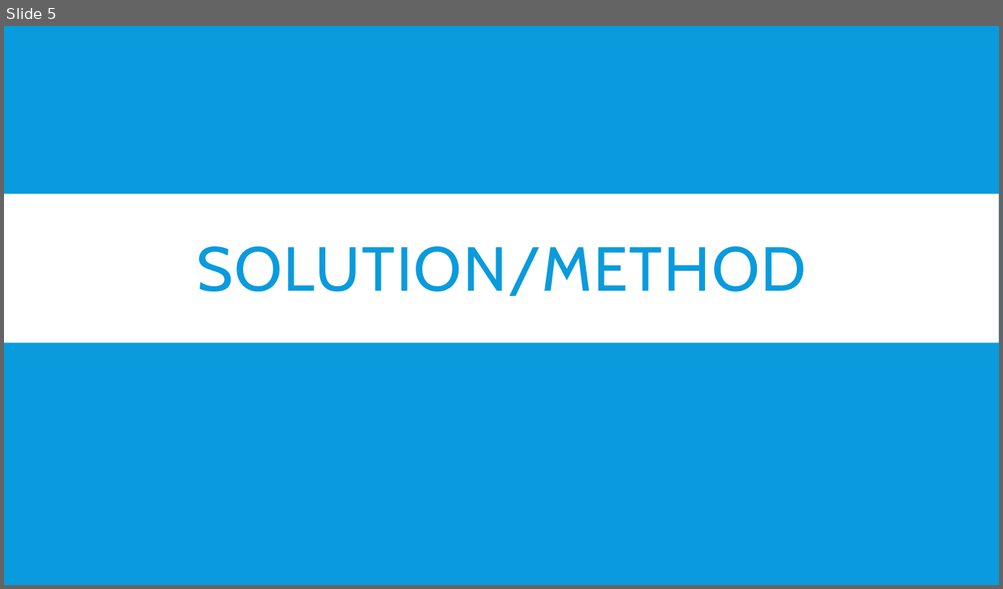
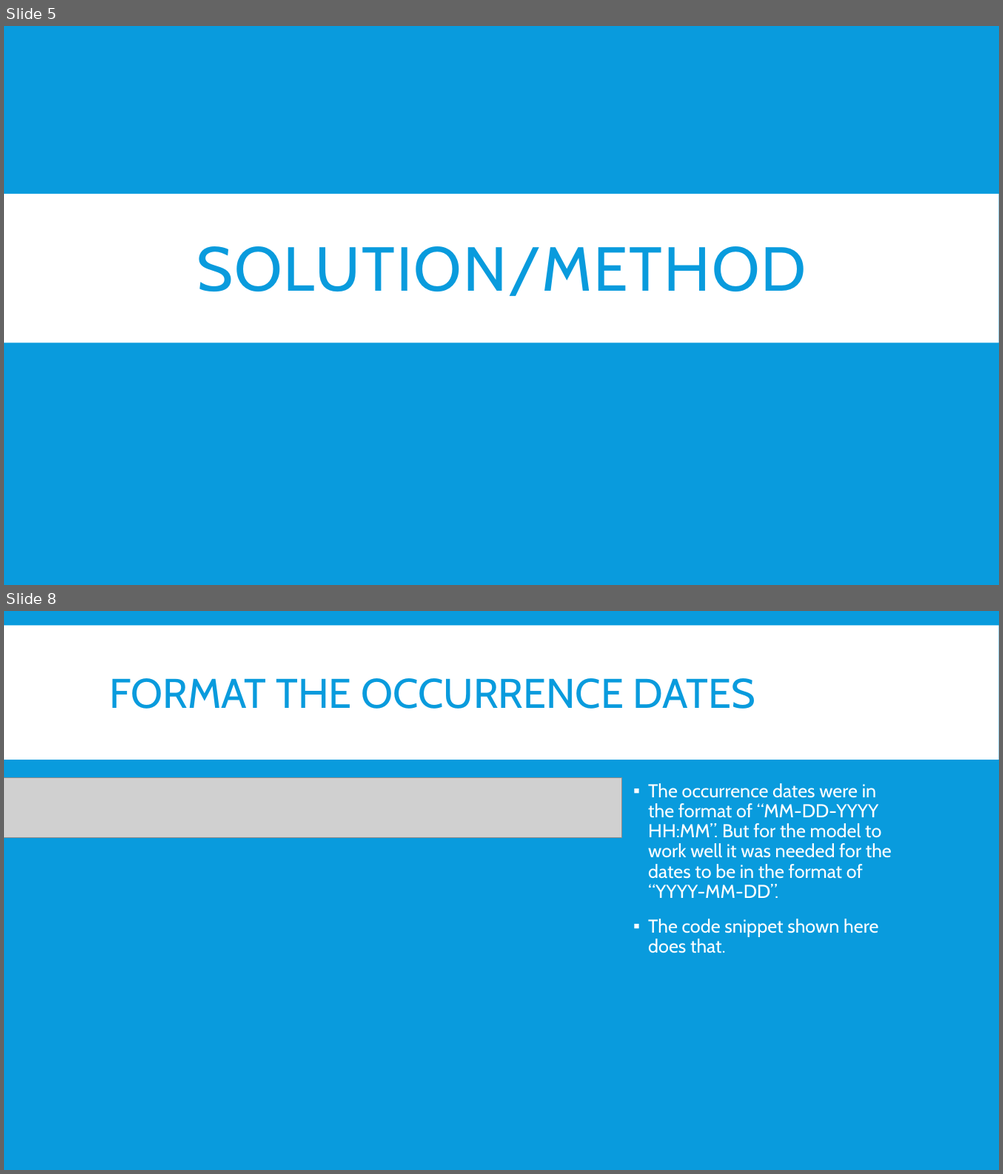
Before and after one commit to mitresh95/ImpactOfCrimeOnHousing, a slide deck: Presentation.pptx. Shown one above the other, each under a label of ours: slide 5 before the commit, slides 5 and 8 after it; the slides between them are not shown. The pictures are 1003x589 and 1003x1174 pixels, drawn with LibreOffice and Linux fonts; fonts in the diff are those of the drawing; grey boxes stand for pictures. Boxes give left, top, right and bottom in pixels: in the first picture for what was removed or moved away, otherwise in the second. Text is boxed around its words. In the diff, an @@ line names an element or a change of style, - is before the commit and + after.

```diff
--- a/Presentation.pptx
+++ b/Presentation.pptx
@@ slide 8 added at (4, 611, 999, 1170), background #099BDD @@
@@ rectangle added at (4, 625, 999, 760), fill #FFFFFF @@
@@ title added at (110, 678, 755, 709), 40 pt, text #099BDD @@
+FORMAT THE OCCURRENCE DATES
@@ picture added at (4, 778, 622, 838) @@
@@ text added at (648, 783, 891, 954), 18 pt, text #FFFFFF @@
+▪ The occurrence dates were in the format of “MM-DD-YYYY HH:MM”. But for the model to work well it was needed for the dates to be in the format of “YYYY-MM-DD”.
+▪ The code snippet shown here does that.
```
Also in this commit, not shown: 10 other slides added.
